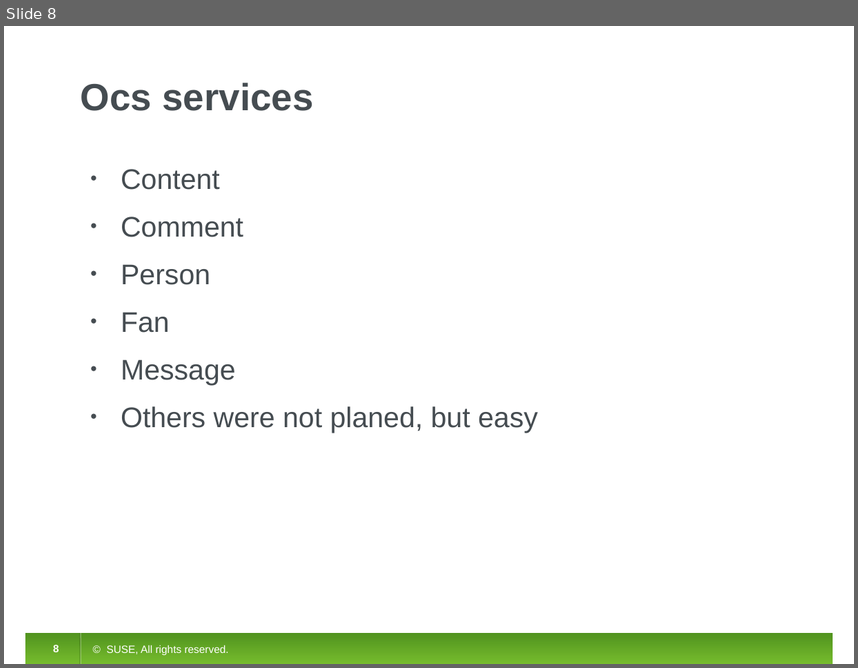
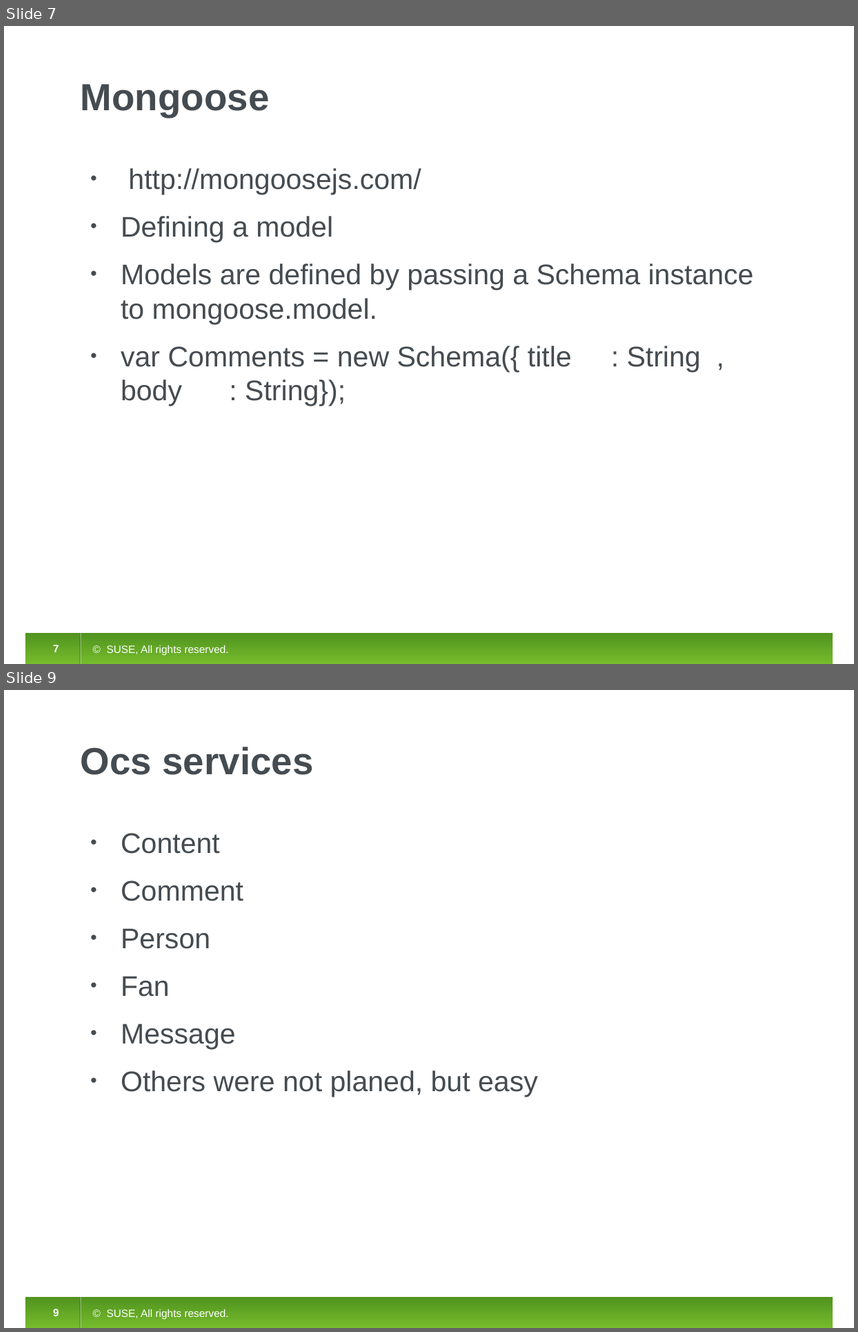
Before and after one commit to initlove/ocs-nodejs, a slide deck: document/ocs-nodejs.odp. Shown one above the other, each under a label of ours: slide 8 before the commit, slides 7 and 9 after it; the slides between them are not shown. The pictures are 858x668 and 858x1332 pixels, drawn with LibreOffice and Linux fonts; fonts in the diff are those of the drawing. Boxes give left, top, right and bottom in pixels: in the first picture for what was removed or moved away, otherwise in the second. Text is boxed around its words. In the diff, an @@ line names an element or a change of style, - is before the commit and + after.

```diff
--- a/document/ocs-nodejs.odp
+++ b/document/ocs-nodejs.odp
@@ slide 7 added at (x1=4, y1=26, x2=854, y2=664), background #FFFFFF; not listed: 5 template elements that a slide beside it also shows @@
@@ title added at (x1=81, y1=84, x2=270, y2=117), 32 pt, text #454C51, bold @@
+Mongoose
@@ text added at (x1=121, y1=168, x2=754, y2=405), 24 pt, text #454C51 @@
+• http://mongoosejs.com/
+• Defining a model
+• Models are defined by passing a Schema instance to mongoose.model.
+• var Comments = new Schema({ title : String , body : String});
@@ what was slide 8 is now slide 9 @@
```
Also in this commit, not shown: 5 slides changed, 3 other slides added, 3 slides removed, 15 other files.
